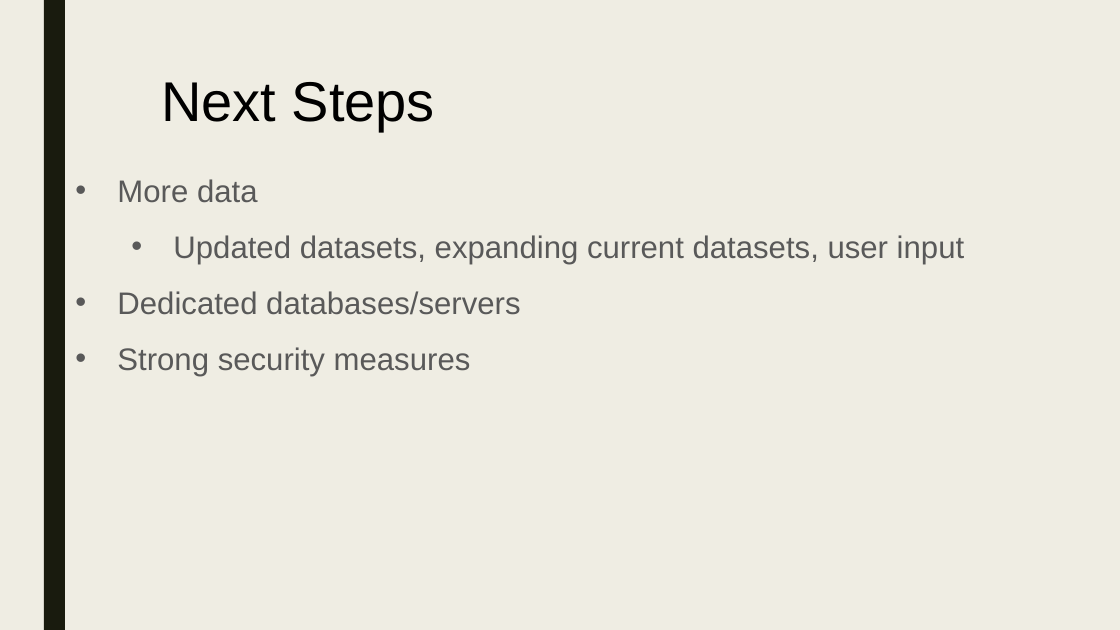
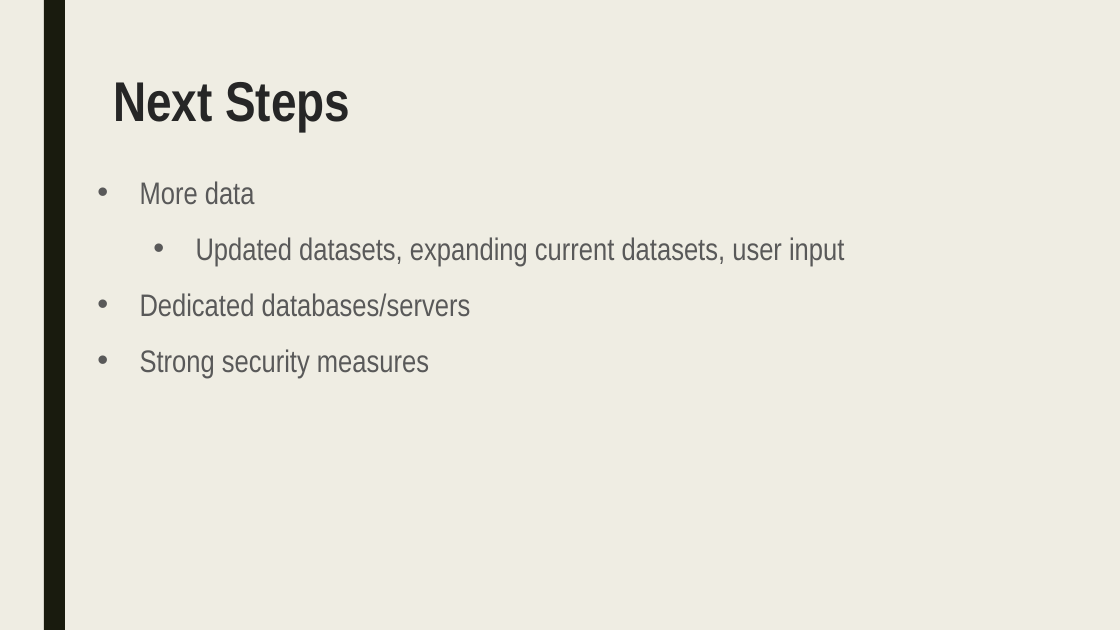
Before and after one commit to kristy0414/big-data-hackathon-in-San-Diego, a slide deck: slide 8 of Team Lucky Cat Project Presentation.pptx. Drawn at 1120x630 pixels with LibreOffice and Linux fonts; fonts in the diff are those of the drawing. Boxes give left, top, right and bottom in pixels: in the first picture for what was removed or moved away, otherwise in the second. Text is boxed around its words. In the diff, an @@ line names an element or a change of style, - is before the commit and + after.

```diff
--- a/Team Lucky Cat Project Presentation.pptx
+++ b/Team Lucky Cat Project Presentation.pptx
@@ text "Next Steps" at (x1=113, y1=82, x2=350, y2=131): font Arial to Arial Narrow, text colour #000000 to #262626, bold on @@
@@ text "More data" moved from (x1=117, y1=179, x2=964, y2=376) to (x1=140, y1=181, x2=844, y2=378) @@
@@ text "More data" at (x1=140, y1=181, x2=844, y2=378): font Arial to Arial Narrow @@
```
Also in this commit, not shown: 8 other slides changed.
